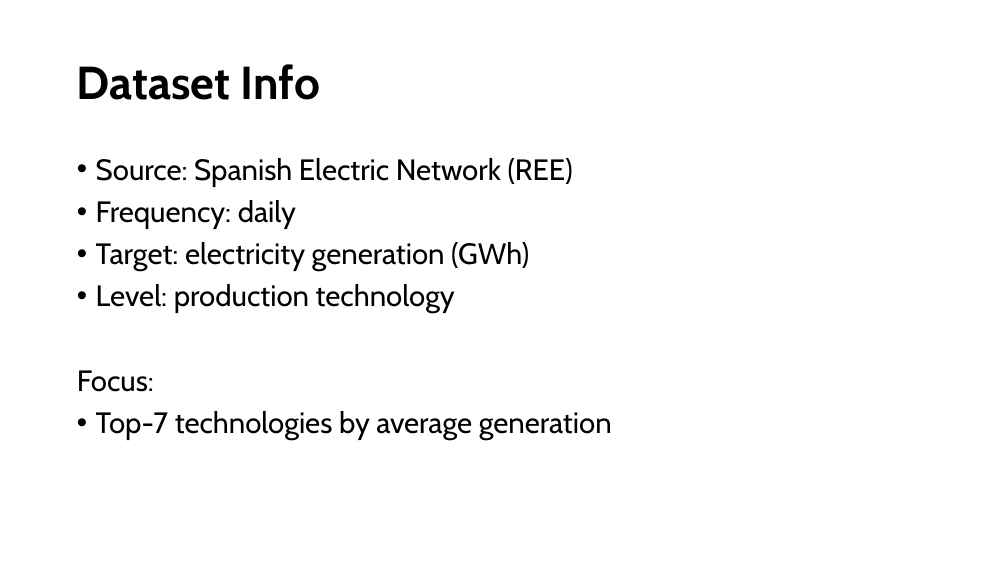
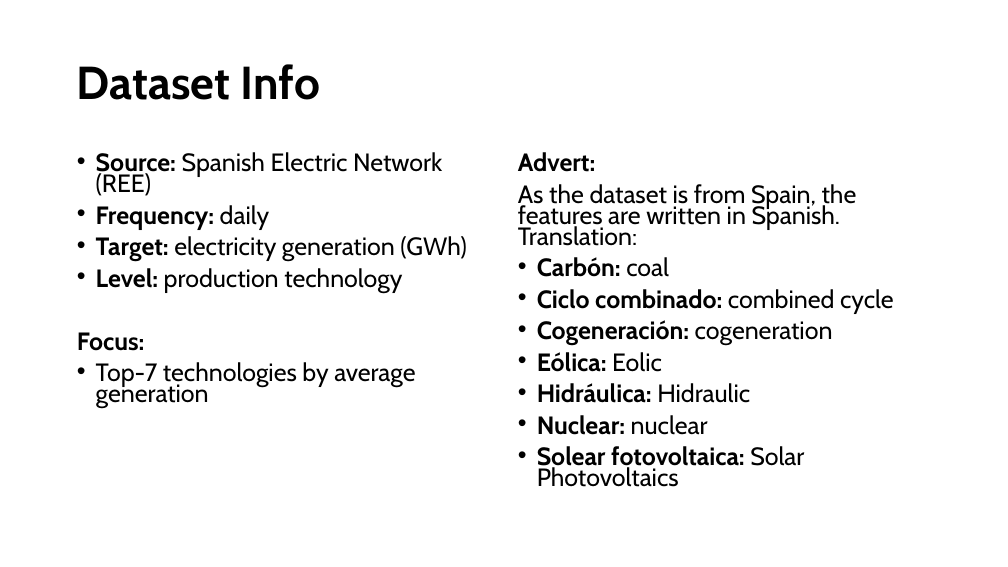
Before and after one commit to mireiamonbu/Spanish-Forecasters-MireiaMontoya-EnriqueRuiz, a slide deck: slide 7 of presentation/CapstonProject.pptx (slide 6 before the commit). Drawn at 1008x567 pixels with LibreOffice and Linux fonts; fonts in the diff are those of the drawing. Boxes give left, top, right and bottom in pixels: in the first picture for what was removed or moved away, otherwise in the second. Text is boxed around its words. In the diff, an @@ line names an element or a change of style, - is before the commit and + after.

```diff
--- a/presentation/CapstonProject.pptx
+++ b/presentation/CapstonProject.pptx
@@ text "Source: Spanish Electric Network (REE)" at [77,152,466,407]: size 28 to 23.8 pt; bold on in "Source:", "Frequency:", "Target:", "Level:" and 1 more places; line spacing 0.9 to 0.7 @@
@@ text added at [518,152,894,487], 23.8 pt, text #000000 @@
+Advert:
+As the dataset is from Spain, the features are written in Spanish. Translation:
+• Carbón: coal
+• Ciclo combinado: combined cycle
+• Cogeneración: cogeneration
+• Eólica: Eolic
+• Hidráulica: Hidraulic
+• Nuclear: nuclear
+• Solear fotovoltaica: Solar Photovoltaics
```
Also in this commit, not shown: 6 other slides changed, 3 slides added, 2 slides removed.
